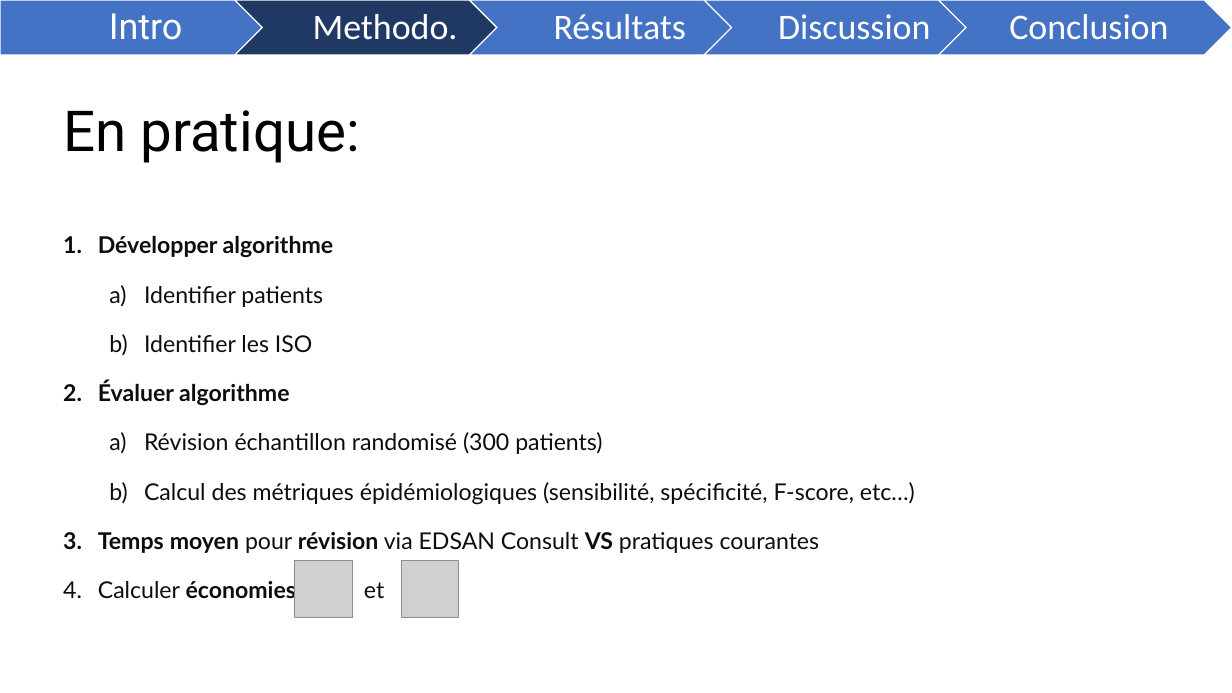
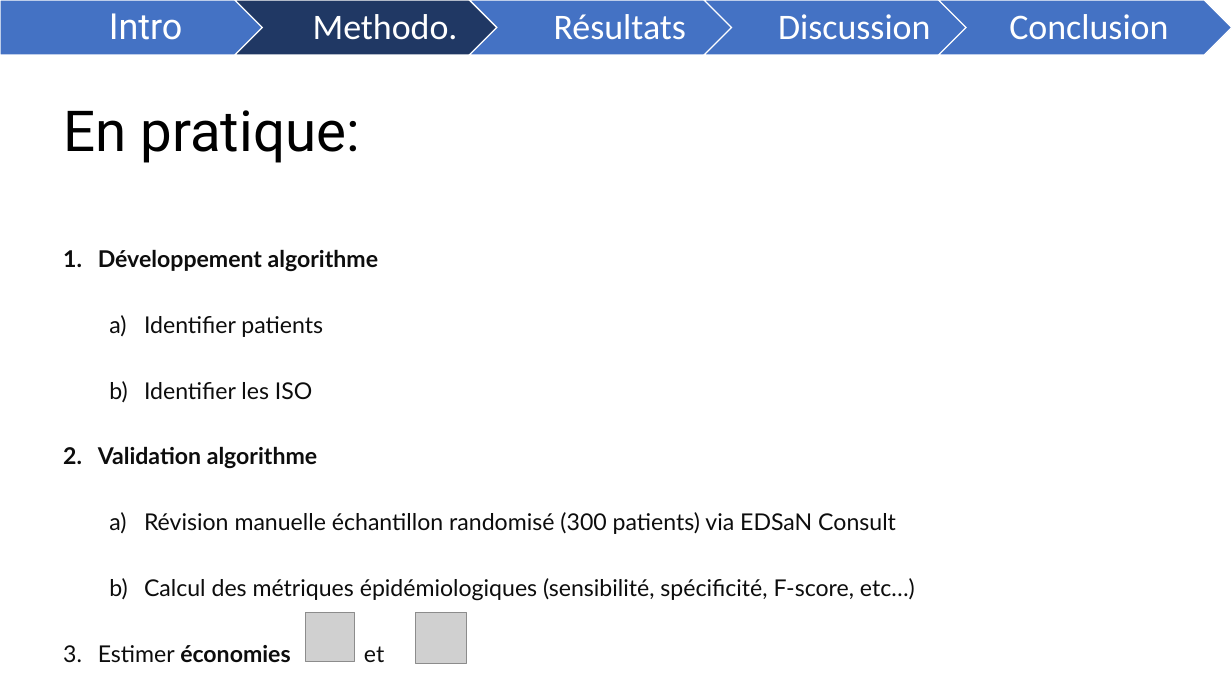
Before and after one commit to FrancescoMonti-source/theses_internes, a slide deck: slide 6 of memoire/reports/DÉTECTION SEMI-AUTOMATISÉE DES INFECTIONS POST-OPÉRATOIRES.pptx. Drawn at 1232x693 pixels with LibreOffice and Linux fonts; fonts in the diff are those of the drawing; grey boxes stand for pictures. Boxes give left, top, right and bottom in pixels: in the first picture for what was removed or moved away, otherwise in the second. Text is boxed around its words. In the diff, an @@ line names an element or a change of style, - is before the commit and + after.

```diff
--- a/memoire/reports/DÉTECTION SEMI-AUTOMATISÉE DES INFECTIONS POST-OPÉRATOIRES.pptx
+++ b/memoire/reports/DÉTECTION SEMI-AUTOMATISÉE DES INFECTIONS POST-OPÉRATOIRES.pptx
@@ text at (x1=98, y1=249, x2=378, y2=271): text changed @@
-1. Développer algorithme
+1. Développement algorithme
@@ text at (x1=144, y1=316, x2=915, y2=601): line spacing 1.5 to 2; more space between paragraphs @@
@@ text at (x1=98, y1=446, x2=896, y2=534): text changed @@
-2. Évaluer algorithme
-  a) Révision échantillon randomisé (300 patients)
+2. Validation algorithme
+  a) Révision manuelle échantillon randomisé (300 patients) via EDSaN Consult
@@ picture removed at (x1=295, y1=561, x2=352, y2=618) @@
@@ picture removed at (x1=401, y1=561, x2=457, y2=617) @@
@@ picture added at (x1=305, y1=613, x2=355, y2=663) @@
@@ picture added at (x1=416, y1=613, x2=467, y2=664) @@
@@ text at (x1=98, y1=645, x2=384, y2=663): text changed @@
-3. Temps moyen pour révision via EDSAN Consult VS pratiques courantes
-4. Calculer économies et
+3. Estimer économies et
```
Also in this commit, not shown: 7 other slides changed, 1 slide added, 1 slide removed.
